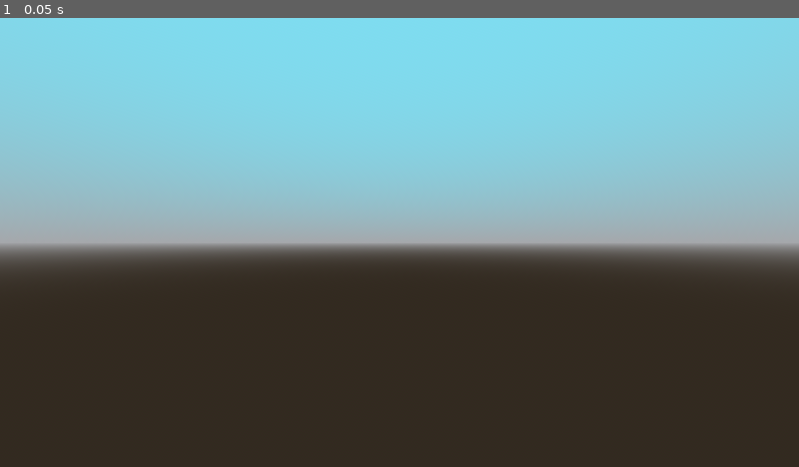
Above: before the commit, frame 1.
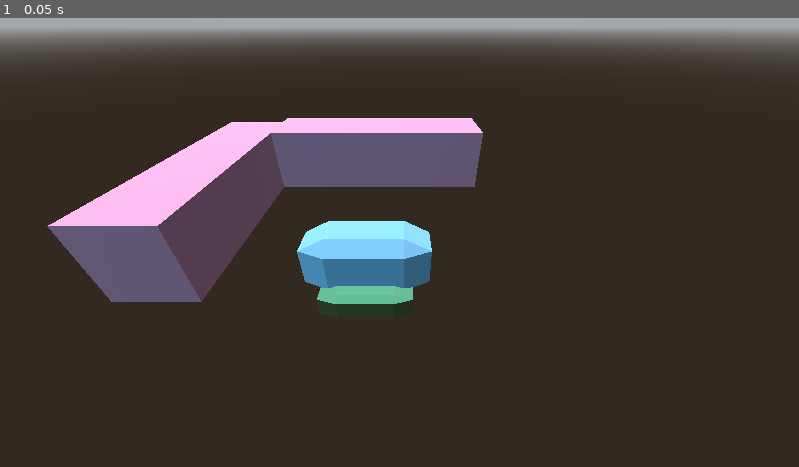
Above: after the commit, the same moment.

Repository: AidanNC/Tanks
Game: Godot game, scene res://scenes/main3D.tscn
The game is run twice, just before and just after one commit, with the same random seed, the same clock (stepped at 60 frames per second) and the same inputs. This scene is started directly instead of the project's main scene.
Inputs:
- Up to frame 1 (0.05 s): no input

The runs differ from the first frame. In frame 1, 57% of the frame differs, in the area x 0-100%, y 0-64%.

Commit message:
add: basic movement

Diff:
--- a/wiitanks/scenes/main3D.tscn
+++ b/wiitanks/scenes/main3D.tscn
@@ -1,5 +1,8 @@
-[gd_scene load_steps=4 format=3 uid="uid://72eccrxemolg"]
+[gd_scene load_steps=7 format=3 uid="uid://k80acj35orra"]
 
+[ext_resource type="PackedScene" uid="uid://bsjt3fasdc3iu" path="res://scenes/tank_3d.tscn" id="1_3ls03"]
+[ext_resource type="PackedScene" uid="uid://c5dnwncud6unm" path="res://assets/test wall.glb" id="2_1geb6"]
+[ext_resource type="Script" uid="uid://hf6g1673jqkt" path="res://scripts/server3d.gd" id="2_nx0yb"]
 
 [sub_resource type="ProceduralSkyMaterial" id="ProceduralSkyMaterial_5jjtw"]
 sky_top_color = Color(0.489937, 0.869271, 0.947554, 1)
@@ -14,10 +17,21 @@
 [node name="Main3d" type="Node3D"]
 
 [node name="Camera3D" type="Camera3D" parent="."]
-transform = Transform3D(1, 0, 0, 0, 1, 0, 0, 0, 1, 0, 0, 2.68392)
+transform = Transform3D(1, 0, 0, 0, 0.805473, 0.592632, 0, -0.592632, 0.805473, 0.753593, 4.80462, 5.29921)
 
 [node name="WorldEnvironment" type="WorldEnvironment" parent="."]
 environment = SubResource("Environment_1geb6")
 
 [node name="DirectionalLight3D" type="DirectionalLight3D" parent="."]
 transform = Transform3D(0.993696, 0.000937242, -0.112107, 0.112111, -0.00830727, 0.993661, 0, -0.999965, -0.00835997, 0, 2.54474, 0)
+
+[node name="test wall" parent="." instance=ExtResource("2_1geb6")]
+transform = Transform3D(1, 0, 0, 0, 1, 0, 0, 0, 1, -0.0415316, 0, -5.9561)
+
+[node name="test wall2" parent="." instance=ExtResource("2_1geb6")]
+transform = Transform3D(-4.37114e-08, 0, 1, 0, 1, 0, -1, 0, -4.37114e-08, -4.64196, 0, -2.80904)
+
+[node name="Node" type="Node" parent="."]
+script = ExtResource("2_nx0yb")
+
+[node name="Tank3d_0" parent="Node" instance=ExtResource("1_3ls03")]
--- /dev/null
+++ b/wiitanks/scenes/tank_3d.tscn
@@ -0,0 +1,16 @@
+[gd_scene load_steps=4 format=3 uid="uid://bsjt3fasdc3iu"]
+
+[ext_resource type="Script" uid="uid://bivw2pg0ki4ap" path="res://scripts/tank_3d.gd" id="1_1oksq"]
+[ext_resource type="PackedScene" uid="uid://dqgu28kl16u6g" path="res://assets/test shark 2.glb" id="1_bj8rw"]
+
+[sub_resource type="CapsuleShape3D" id="CapsuleShape3D_l2gtn"]
+
+[node name="Tank3d" type="CharacterBody3D"]
+script = ExtResource("1_1oksq")
+
+[node name="CollisionShape3D" type="CollisionShape3D" parent="."]
+transform = Transform3D(-6.55671e-08, -1.5, 0, 1.5, -6.55671e-08, 0, 0, 0, 1.5, 0, 0, 0)
+shape = SubResource("CapsuleShape3D_l2gtn")
+debug_color = Color(0.927351, 3.65794e-05, 0.668888, 0.42)
+
+[node name="test shark 2" parent="." instance=ExtResource("1_bj8rw")]
--- /dev/null
+++ b/wiitanks/scenes/wall_3d.tscn
@@ -0,0 +1,14 @@
+[gd_scene load_steps=3 format=3 uid="uid://dikyv7ml0dwse"]
+
+[ext_resource type="PackedScene" uid="uid://c5dnwncud6unm" path="res://assets/test wall.glb" id="1_n4jxd"]
+
+[sub_resource type="BoxShape3D" id="BoxShape3D_n4jxd"]
+size = Vector3(7.3, 2, 2)
+
+[node name="Wall3d" type="RigidBody3D"]
+
+[node name="test wall" parent="." instance=ExtResource("1_n4jxd")]
+
+[node name="CollisionShape3D" type="CollisionShape3D" parent="."]
+transform = Transform3D(1, 0, 0, 0, 1, 0, 0, 0, 1, 0, 0.868233, 0)
+shape = SubResource("BoxShape3D_n4jxd")
--- /dev/null
+++ b/wiitanks/scripts/server3d.gd
@@ -0,0 +1,87 @@
+extends Node
+
+# The port we will listen to.
+const PORT = 9080
+var tcp_server := TCPServer.new()
+# var socket := WebSocketPeer.new()
+var clients = []
+
+
+
+func log_message(message):
+	var time = Time.get_time_string_from_system()
+	print( time +" "+ message + "\n")
+	#$Node2D/Polygon2D.color = Color(randf(), randf(), randf())
+
+
+
+func _ready():
+	print("Starting server!")
+	if tcp_server.listen(PORT) != OK:
+		log_message("Unable to start server.")
+		set_process(false)
+	else:
+		print("started server")
+
+
+
+func _process(_delta):
+
+	while tcp_server.is_connection_available():
+		var conn: StreamPeerTCP = tcp_server.take_connection()
+		assert(conn != null)
+		var ws_peer := WebSocketPeer.new()
+		ws_peer.accept_stream(conn)
+		clients.append(ws_peer)
+		print("new client added")
+
+
+	var index = -1
+	for client in clients:
+		index += 1
+		# if client.get_ready_state() == WebSocketPeer.STATE_OPEN:
+		# 	var tank = get_node("Tank"+str(index))
+		# 	if tank && tank.respawning:
+		# 		print("buzzing")
+		# 		client.send_text("hahahaha");
+
+
+
+		client.poll()
+		if client.get_ready_state() == WebSocketPeer.STATE_OPEN:
+			while client.get_available_packet_count():
+				var packet = client.get_packet().get_string_from_ascii()
+				# log_message(packet)
+				var result = JSON.parse_string(packet)
+				moveGuy(result, index)
+		elif client.get_ready_state() == WebSocketPeer.STATE_CLOSED:
+			client.close()
+			clients.erase(client)
+			print("client removed")
+
+
+
+func _exit_tree():
+	print("exiting tree")
+	for client in clients:
+		client.close()
+	tcp_server.stop()
+
+func moveGuy(input, id):
+	var direction = input["direction"]
+	var joystick = input["joystick"]
+	var tank = get_node("Tank3d_"+str(id))
+	if joystick == 0: #movement stick
+
+		if tank.has_method("setPlayerDirection"):
+			tank.setPlayerDirection(direction)
+		else:
+			print("doesn't have method")
+	if joystick == 1: #shoot stick
+
+		if tank.has_method("shoot"):
+			tank.shoot(direction)
+		else:
+			print("doesn't have method")
+
+	return
--- /dev/null
+++ b/wiitanks/scripts/tank_3d.gd
@@ -0,0 +1,24 @@
+extends CharacterBody3D
+
+var player_direction = null
+
+func _ready() -> void:
+	pass
+
+func _process(_delta: float) -> void:
+	if player_direction != null:
+		var speed = 5
+		velocity.x = cos(player_direction) * speed
+		velocity.z = sin(player_direction) * speed
+
+		rotation = Vector3(0,player_direction, 0)
+
+
+func _physics_process(delta: float) -> void:
+	if player_direction != null:
+		move_and_slide()
+
+func setPlayerDirection(direction):
+	player_direction = direction
+	print(player_direction)
+	return
Not shown, added: wiitanks/scripts/server3d.gd.uid
Not shown, added: wiitanks/scripts/tank_3d.gd.uid
